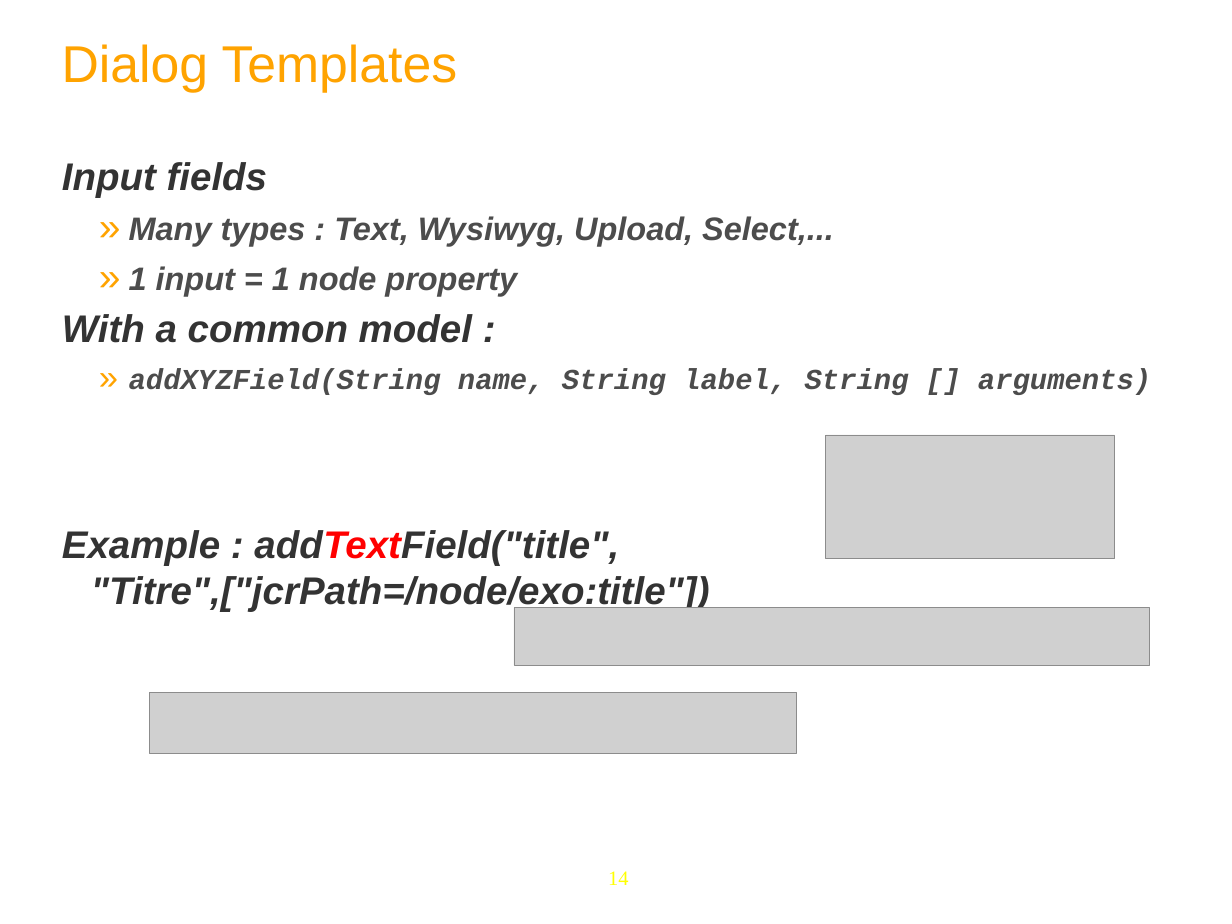
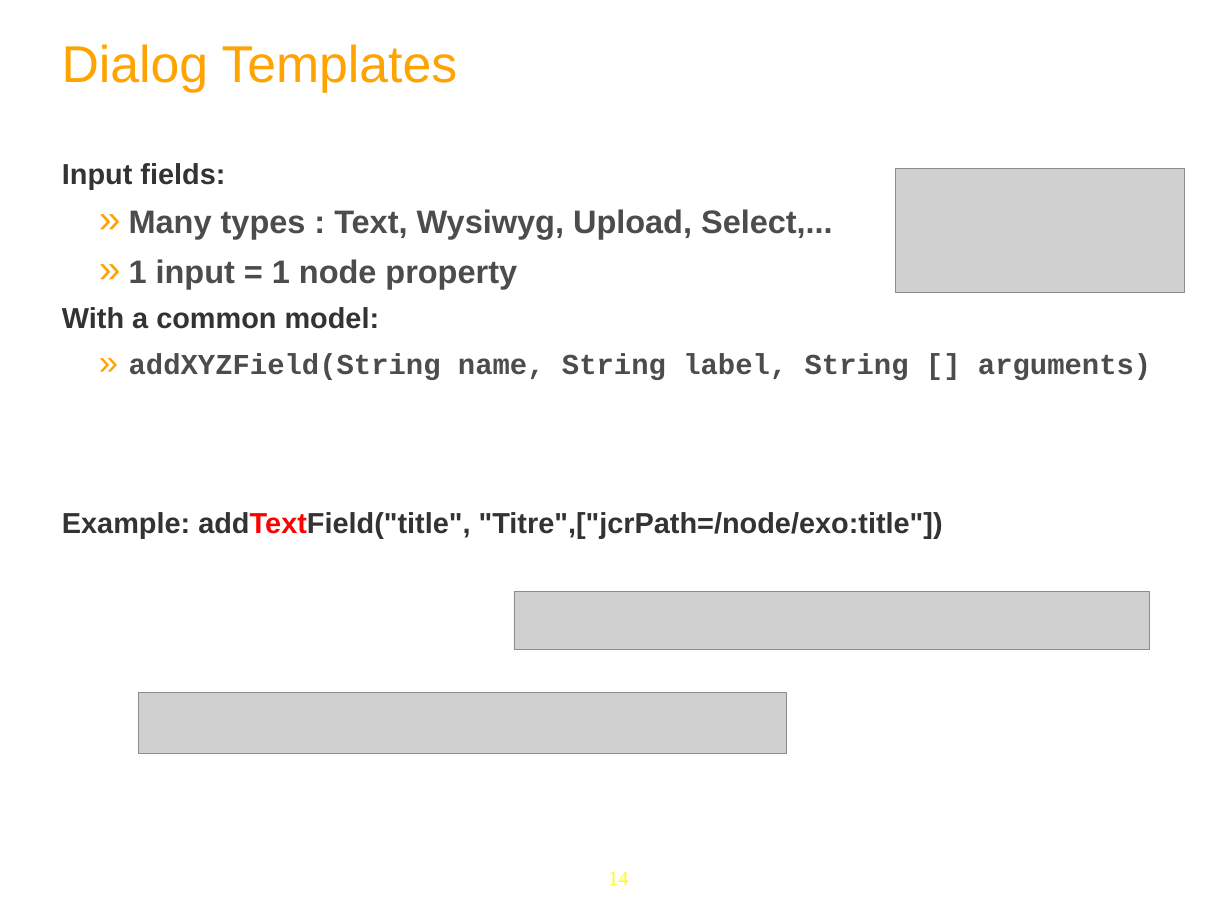
Before and after one commit to anhvurz90/training, a slide deck: slide 14 of exo-developer/460-dms/slides/460-DMS-XDev-en.ppt. Drawn at 1232x924 pixels with LibreOffice and Linux fonts; fonts in the diff are those of the drawing; grey boxes stand for pictures; background and template pictures are left out. Boxes give left, top, right and bottom in pixels: in the first picture for what was removed or moved away, otherwise in the second. Text is boxed around its words. In the diff, an @@ line names an element or a change of style, - is before the commit and + after.

```diff
--- a/exo-developer/460-dms/slides/460-DMS-XDev-en.ppt
+++ b/exo-developer/460-dms/slides/460-DMS-XDev-en.ppt
@@ text at [62,163,225,189]: text changed; size 32 to 24 pt; italic off @@
-Input fields
+Input fields:
@@ picture: place and size @@
-picture at [826,435,1114,559]
+picture at [896,169,1184,293]
@@ text at [129,209,1151,380]: italic off in "Many types : Text, Wysiwyg, Upload, Select,...", "1 input = 1 node property", "addXYZField(String name, String label, String [] arguments)" @@
@@ text at [62,307,380,329]: text changed; size 32 to 24 pt; italic off @@
-With a common model :
+With a common model:
@@ text at [62,512,943,538]: text changed; size 32 to 24 pt; italic off @@
-Example : addTextField("title", "Titre",["jcrPath=/node/exo:title"])
+Example: addTextField("title", "Titre",["jcrPath=/node/exo:title"])
@@ picture: place and size @@
-picture at [514,607,1150,665]
+picture at [514,592,1150,649]
@@ picture: place and size @@
-picture at [149,692,797,753]
+picture at [139,692,787,753]
```
Also in this commit, not shown: 23 other slides changed, 4 slides added, 1 slide removed, 10 other files.
